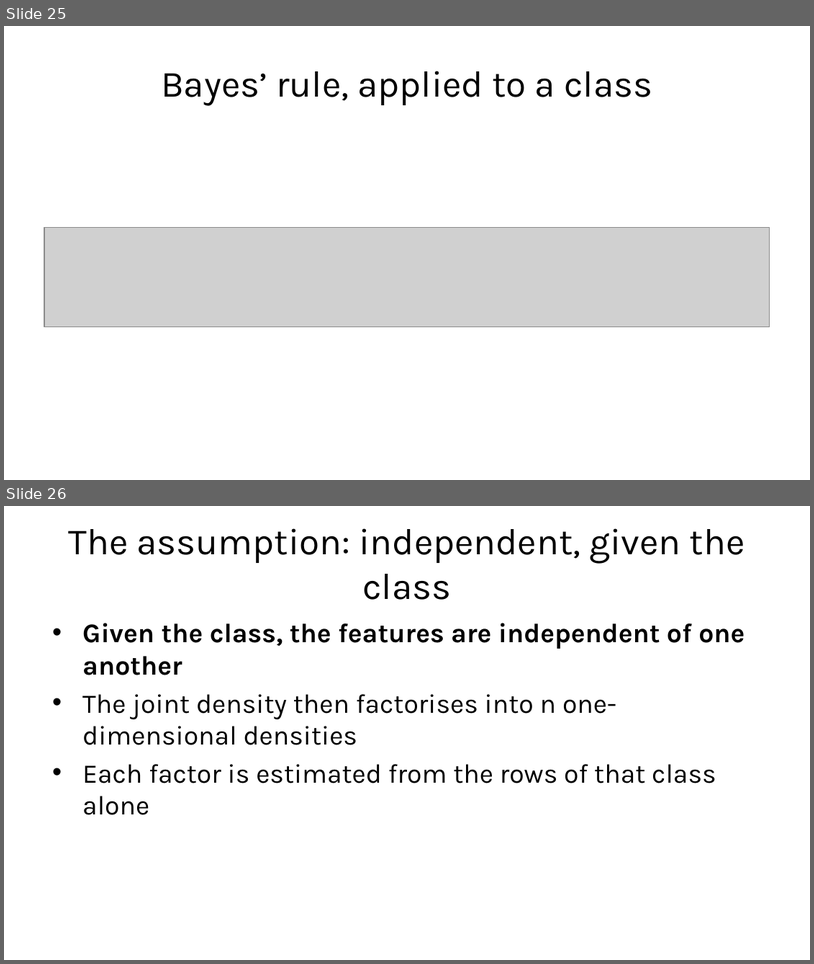
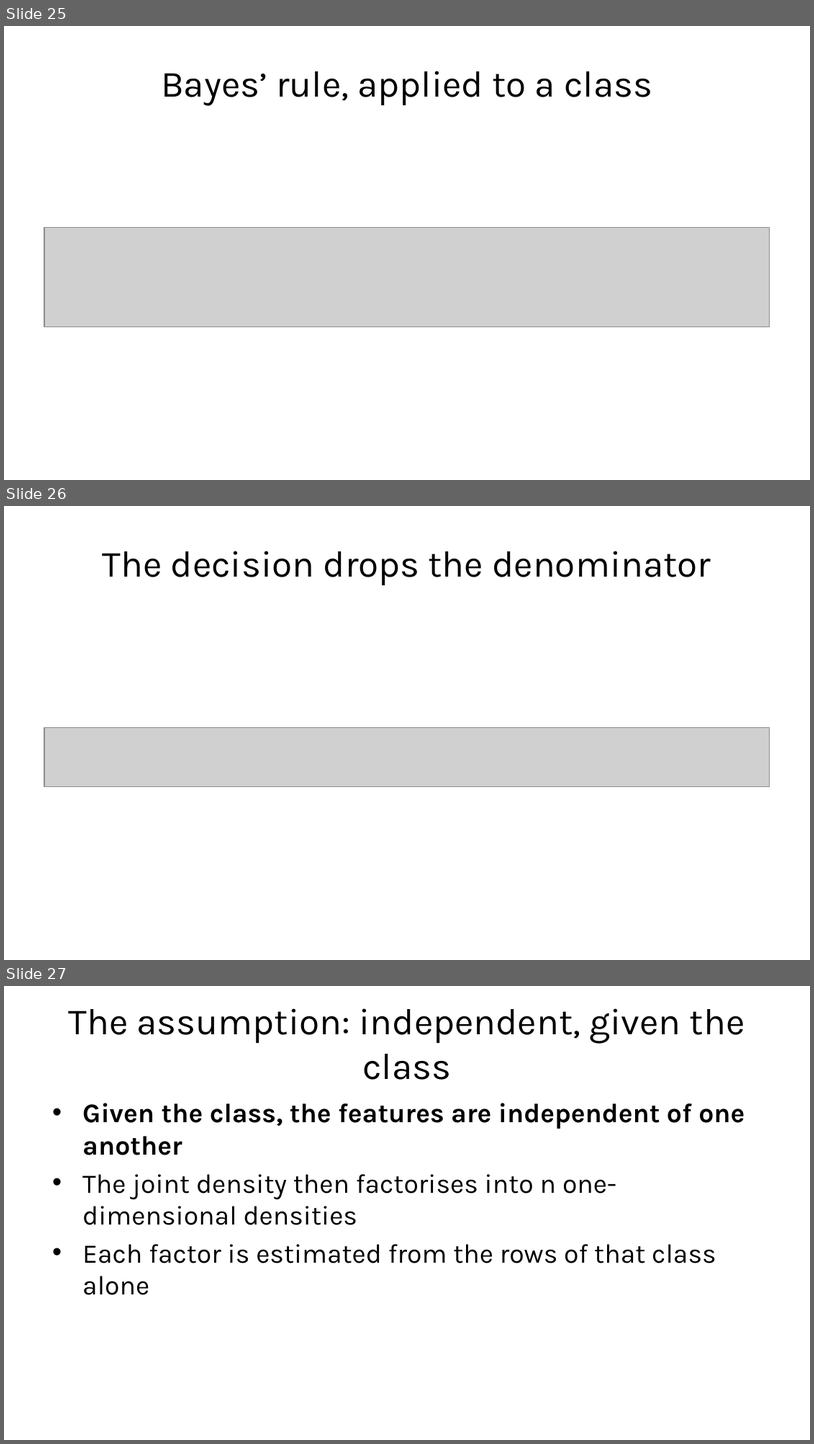
Before and after one commit to fabioantonini/technologies-for-artificial-intelligence, a slide deck: Lessons/06_knn_naive_bayes_svm/Slides/knn_naive_bayes_svm_slides.pptx. Shown one above the other, each under a label of ours: slides 25 and 26 before the commit, slides 25, 26 and 27 after it. The pictures are 814x964 and 814x1444 pixels, drawn with LibreOffice and Linux fonts; fonts in the diff are those of the drawing; grey boxes stand for pictures; background and template pictures are left out. Boxes give left, top, right and bottom in pixels: in the first picture for what was removed or moved away, otherwise in the second. Text is boxed around its words. In the diff, an @@ line names an element or a change of style, - is before the commit and + after.

```diff
--- a/Lessons/06_knn_naive_bayes_svm/Slides/knn_naive_bayes_svm_slides.pptx
+++ b/Lessons/06_knn_naive_bayes_svm/Slides/knn_naive_bayes_svm_slides.pptx
@@ slide 26 added at (x1=4, y1=506, x2=810, y2=960), background #FFFFFF @@
@@ title added at (x1=103, y1=551, x2=711, y2=585), 33 pt, text #1A1A1A @@
+The decision drops the denominator
@@ picture added at (x1=44, y1=727, x2=770, y2=787) @@
@@ what was slide 26 is now slide 27 @@
```
Also in this commit, not shown: 5 other files.
